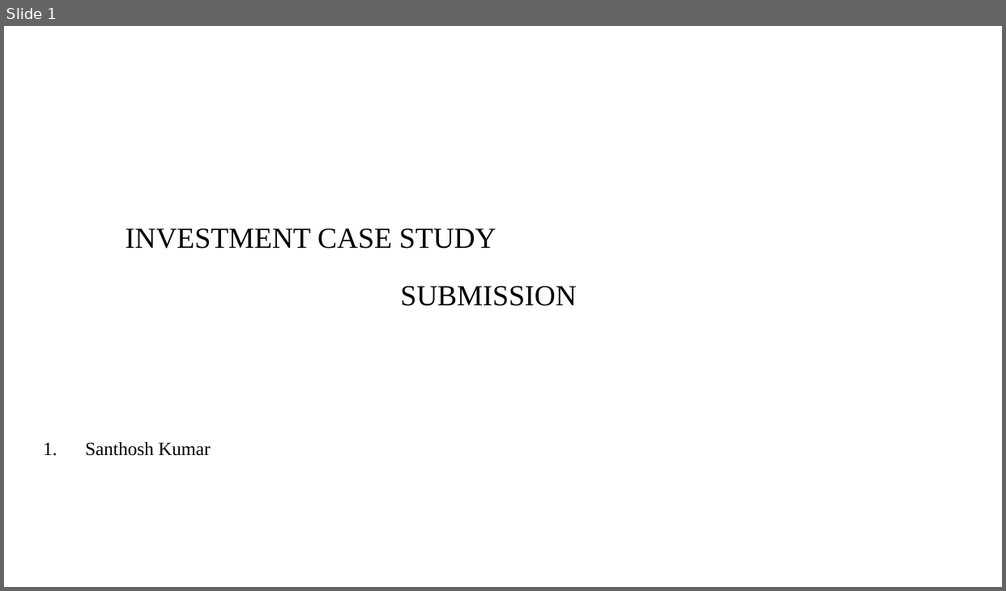
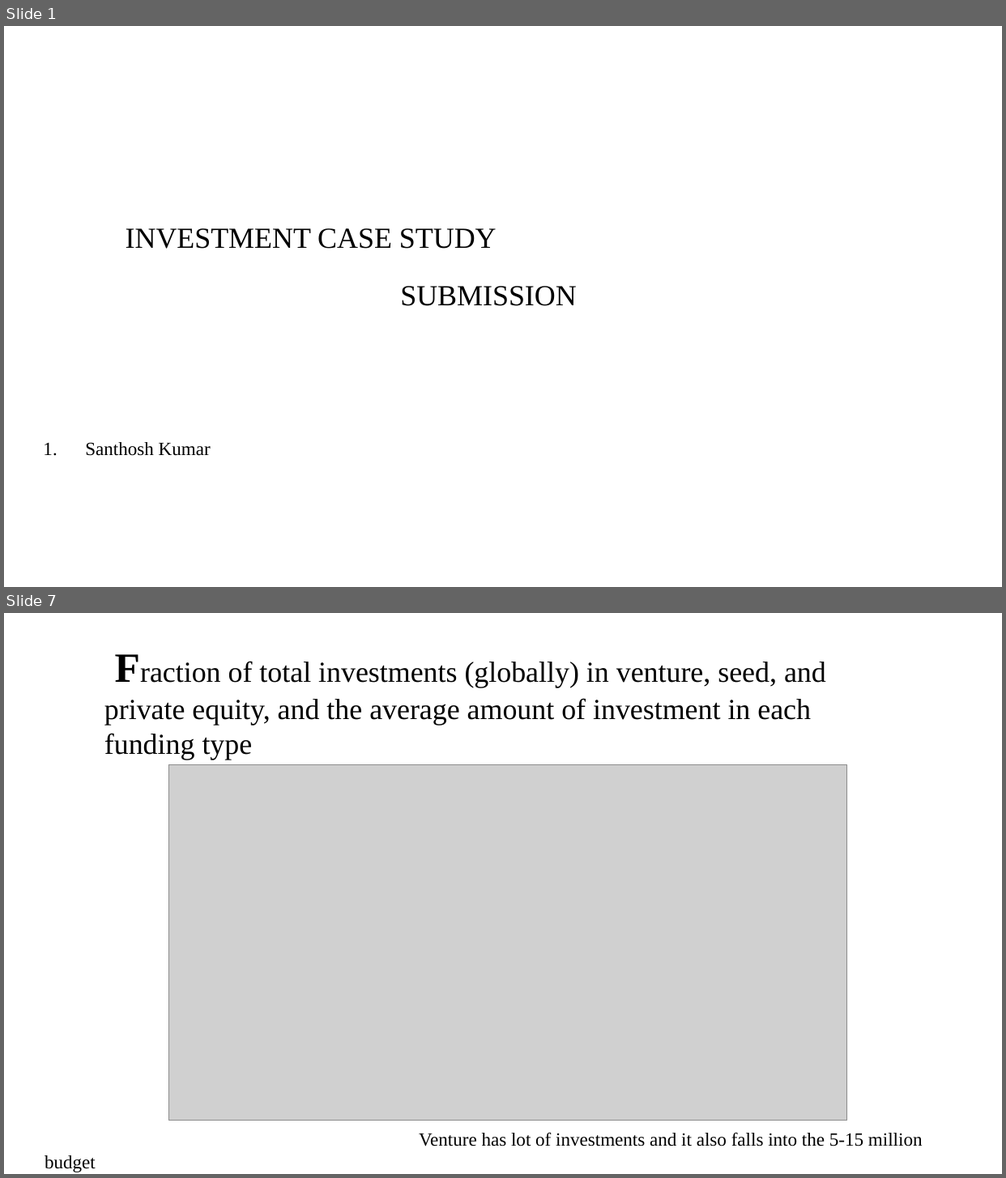
Before and after one commit to santhoshpkumar/Spark-Funds-Investment-CaseStudy, a slide deck: Spark Funds Presentation.pptx. Shown one above the other, each under a label of ours: slide 1 before the commit, slides 1 and 7 after it; the slides between them are not shown. The pictures are 1006x591 and 1006x1178 pixels, drawn with LibreOffice and Linux fonts; fonts in the diff are those of the drawing; grey boxes stand for pictures; background and template pictures are left out. Boxes give left, top, right and bottom in pixels: in the first picture for what was removed or moved away, otherwise in the second. Text is boxed around its words. In the diff, an @@ line names an element or a change of style, - is before the commit and + after.

```diff
--- a/Spark Funds Presentation.pptx
+++ b/Spark Funds Presentation.pptx
@@ slide 7 added at [4, 613, 1002, 1174], background #FFFFFF @@
@@ text added at [104, 661, 826, 760], 28 pt, text #000000 @@
+Fraction of total investments (globally) in venture, seed, and private equity, and the average amount of investment in each funding type
@@ picture added at [169, 765, 847, 1121] @@
@@ text added at [44, 1132, 923, 1173], 18 pt, text #000000 @@
+Venture has lot of investments and it also falls into the 5-15 million budget
```
Also in this commit, not shown: 1 slide changed, 2 other slides added, 3 slides removed, 2 other files.
